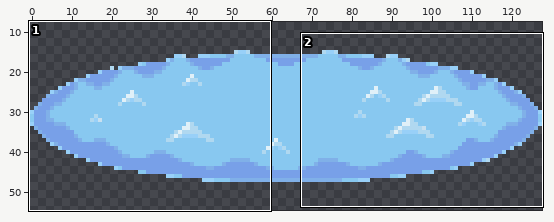
Sprite sheet -- Graphics/Battlebacks/FRLGWater_base1.png. The first picture is a wide view before the edit; the outline marks the close-up.
Close-up. As it was:
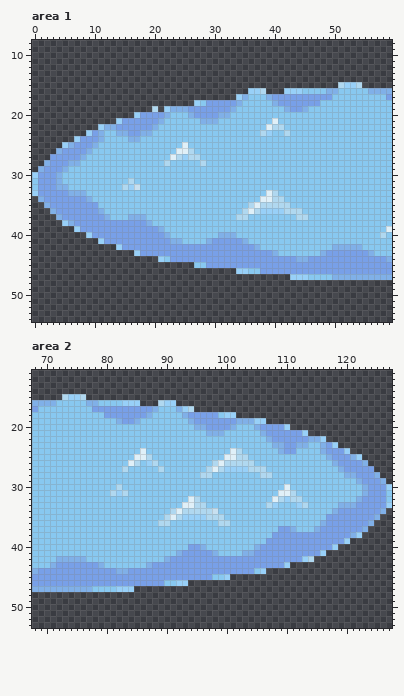
The file is 256x128 pixels, drawn in blocks of 2x2; one block is one cell here. Shown: area 1: x 0..59, y 8..54; area 2: x 68..127, y 11..53. The wide view leaves out empty margins.
Once edited:
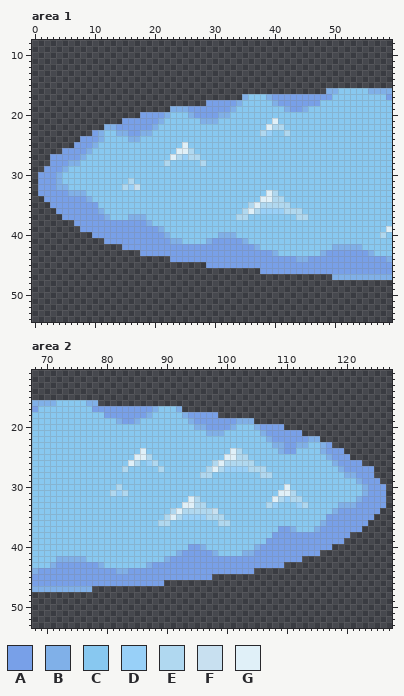
Palette (. is transparent): A #78a0e8  B #80b0e8  C #88c8f0  D #98d0f8  E #b0d8f0  F #c8e0f0  G #e0f0f8
What changed:
Changed rows in their new state; - is an unchanged pixel.
Area 1:
first column x 0:
15 ---------------------------------------------------....
16 ------------------------------------...---.......------
17 ----------------------------------.--------------------
18 ---------------------------..--------------------------
19 --------------------.-.--------------------------------
20 -----------------.-------------------------------------
21 --------------.----------------------------------------
22 -----------.-------------------------------------------
23 ---------.---------------------------------------------
24 -------.-----------------------------------------------
25 -----..------------------------------------------------
26 ----.--------------------------------------------------
28 --.----------------------------------------------------
29 -.-----------------------------------------------------
30 .------------------------------------------------------
31 .------------------------------------------------------
32 .------------------------------------------------------
33 .------------------------------------------------------
34 -.-----------------------------------------------------
35 --.----------------------------------------------------
36 ---.---------------------------------------------------
37 ----.--------------------------------------------------
38 -----..------------------------------------------------
39 -------.-----------------------------------------------
40 ---------.---------------------------------------------
41 -----------.-------------------------------------------
42 --------------.----------------------------------------
43 -----------------.-------------------------------------
44 ---------------------..--------------------------------
45 ---------------------------..--------------------------
46 ----------------------------------....-----------------
47 -------------------------------------------.......-----
Area 2:
first column x 73:
15 ....---------------------------------------------------
16 ------.......---...------------------------------------
17 --------------------..---------------------------------
18 --------------------------...--------------------------
19 --------------------------------..---------------------
20 -------------------------------------.-----------------
21 ----------------------------------------.--------------
22 -------------------------------------------.-----------
23 ---------------------------------------------.---------
24 -----------------------------------------------.-------
25 ------------------------------------------------..-----
26 --------------------------------------------------.----
28 ----------------------------------------------------.--
29 -----------------------------------------------------.-
30 ------------------------------------------------------.
31 ------------------------------------------------------.
32 ------------------------------------------------------.
33 ------------------------------------------------------.
34 -----------------------------------------------------.-
35 ----------------------------------------------------.--
36 ---------------------------------------------------.---
37 --------------------------------------------------.----
38 ------------------------------------------------..-----
39 -----------------------------------------------.-------
40 ---------------------------------------------.---------
41 -------------------------------------------.-----------
42 ----------------------------------------..-------------
43 -------------------------------------.-----------------
44 --------------------------------..---------------------
45 -------------------------...---------------------------
46 -----------------....----------------------------------
47 -----.......-------------------------------------------
